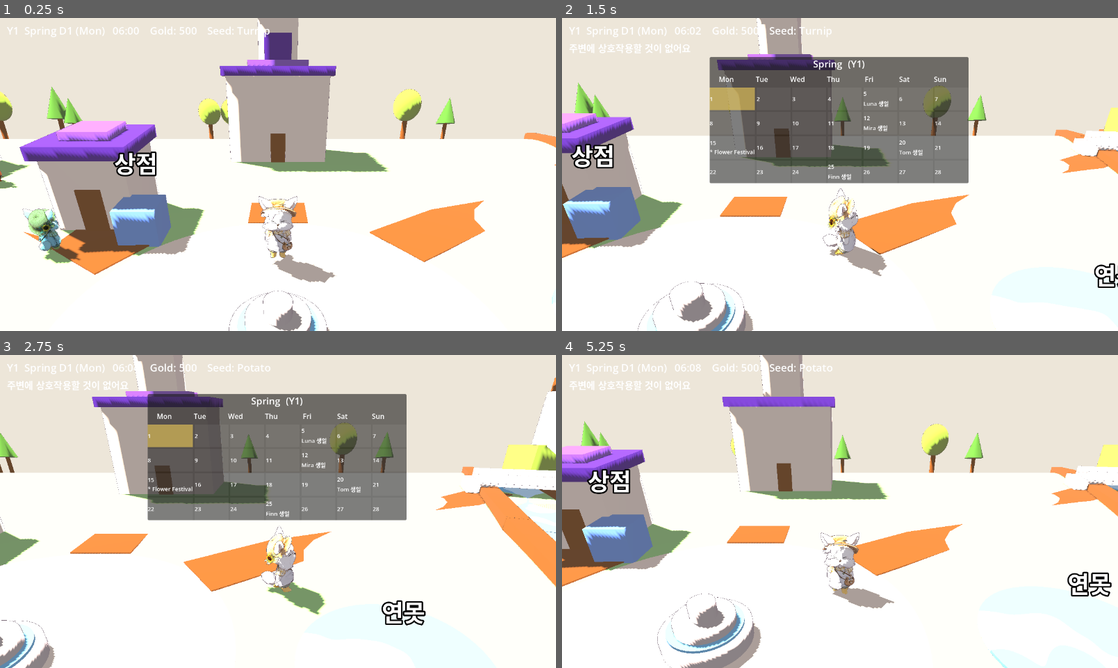
Above: before the commit, frames 1-4 (two rows, left to right).
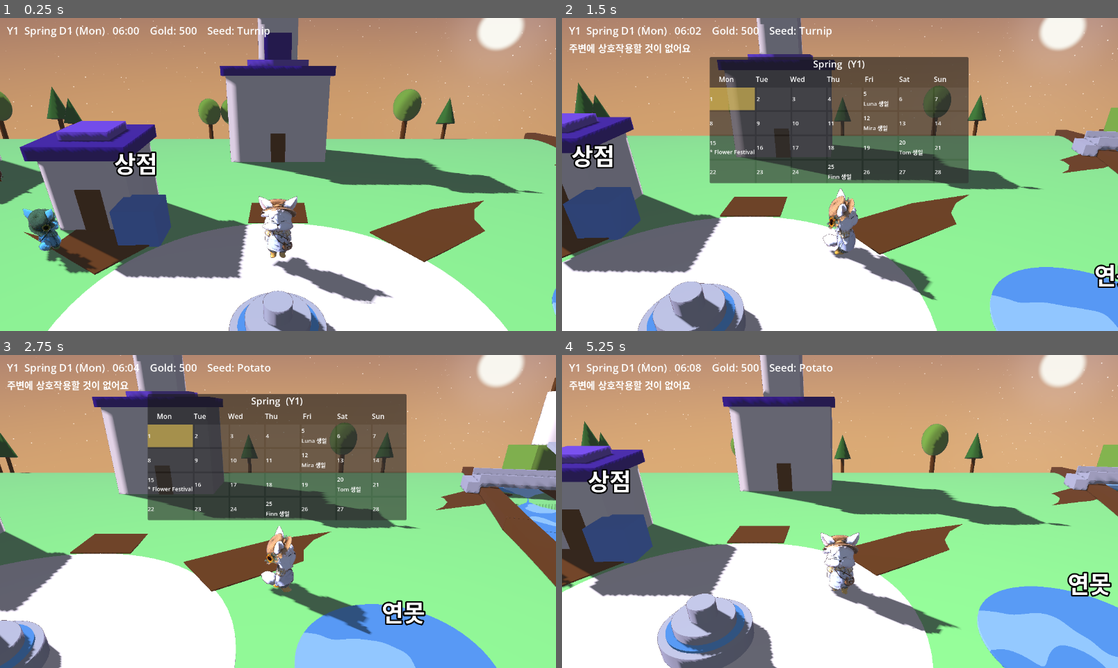
Above: after the commit, the same moments.

Repository: ui2030/cozy_vale
Game: Godot game, scene res://world/world.tscn
The game is run twice, just before and just after one commit, with the same random seed, the same clock (stepped at 60 frames per second) and the same inputs.
Inputs (mouse positions are in pixels of both pictures, inside the frame that each line leads up to):
- Up to frame 1 (0.25 s): no input
- Up to frame 2 (1.5 s): tap Enter at 0.5 s; move the mouse to (962, 158) at 0.52 s; hold D (move_right) 0.53-1.25 s; hold C (calendar) 0.53-1.25 s; click (962, 158) at 0.67 s; tap Space at 0.77 s; drag from (728, 190) to (812, 237) at 1.27 s
- Up to frame 3 (2.75 s): move the mouse to (333, 442) at 2.02 s; hold D (move_right) from 2.03 s (still down); hold Q (cycle_seed) from 2.03 s (still down)
- Up to frame 4 (5.25 s): release D (move_right) at 2.75 s; release Q (cycle_seed) at 2.75 s; drag from (812, 574) to (673, 464) at 2.77 s; move the mouse to (1006, 558) at 3.52 s; hold A (move_left) 3.53-4.25 s; hold E (interact) 3.53-4.25 s; tap Space at 3.77 s; drag from (673, 464) to (756, 433) at 4.27 s; move the mouse to (867, 511) at 5.02 s; hold S (move_down) from 5.03 s (still down); hold C (calendar) from 5.03 s (still down); click (867, 511) at 5.17 s

The runs differ from the first frame. In frame 1, 84% of the frame differs, in the area x 0-100%, y 0-100%; in frame 2, 82%; in frame 3, 84%; in frame 4, 84%.

Commit message:
feat: 낮밤 조명 사이클 + 밤 별하늘
- day_night.gd 키프레임 보간(태양 각도·색·에너지, ambient) — 낮 9~16시는 승인 룩 상수 유지
- sky.gdshader 시간대 그라데이션+절차적 별 2겹+은하수 밴드+달, 해질녘 페이드
- 밤 어둡기=동숲 기준(청보라, 실루엣 판독 가능), 노을 골든아워=컨셉아트 정합
- 곡률 대응 별 가시성 게이트(smoothstep), NIT 색 실측 하향
- '-- hour N' 검증 훅(세이브 격리), 시각별 스샷 6종+보간 단위테스트

Diff:
--- a/tests/test_core.gd
+++ b/tests/test_core.gd
@@ -36,6 +36,7 @@
 	_test_pick_fish()
 	_test_forage_rare()
 	_test_collection_roundtrip()
+	_test_daynight()
 	print("ALL CORE TESTS PASS")
 	get_tree().quit()
 
@@ -311,6 +312,30 @@
 	p.free()
 	p2.free()
 
+func _test_daynight() -> void:
+	# 시각→조명 순수 보간(day_night.sample). 낮 룩 불변 + 밤 감광 + 자정 랩 연속 검증.
+	var DN := preload("res://world/day_night.gd")
+	# 낮(9~16) = 승인값 상수 (9/12/16 동일)
+	assert(DN.sample(12.0)["amb_e"] == 0.55, "정오 ambient energy = 승인값 0.55")
+	assert(DN.sample(12.0)["sun_e"] == 1.0, "정오 sun energy = 1.0")
+	assert(DN.sample(9.0)["amb_e"] == 0.55 and DN.sample(16.0)["amb_e"] == 0.55, "9·16시 낮 상수")
+	assert(DN.sample(12.0)["sun_rot"] == Vector3(-52, -125, 0), "낮 태양각 승인값 유지")
+	# 밤(자정) = 감광하되 암흑 아님(판독 가능)
+	var n0: Dictionary = DN.sample(0.0)
+	assert(n0["amb_e"] < 0.5 and n0["amb_e"] > 0.3, "밤 ambient 감광하되 암흑 아님")
+	assert(n0["amb_e"] < 0.55, "밤이 낮보다 어두움")
+	assert(n0["sun_e"] < 0.3, "밤 태양 에너지 급감")
+	# 자정 넘김 연속(0시 == 24시, 그리고 랩 경계 근처 pop 없음)
+	assert(n0["amb_e"] == DN.sample(24.0)["amb_e"] and n0["sun_e"] == DN.sample(24.0)["sun_e"], "자정 랩 연속")
+	assert(absf(DN.sample(23.9)["amb_e"] - DN.sample(0.1)["amb_e"]) < 0.01, "23.9시≈0.1시(자정 pop 없음)")
+	# 노을(18시) = 따뜻(R>B) + 태양 낮은 고도
+	var s18: Dictionary = DN.sample(18.0)
+	assert(s18["amb_col"].r > s18["amb_col"].b, "노을 환경광 따뜻(R>B)")
+	assert(s18["sun_rot"].x > -30.0, "노을 태양 지평선 근처(낮은 고도)")
+	# 6시 전환점 = 밤<x<낮 (연속 보간, 스냅 없음)
+	var d6: Dictionary = DN.sample(6.0)
+	assert(d6["amb_e"] > n0["amb_e"] and d6["amb_e"] < 0.55, "새벽6시 밤<x<낮")
+
 func _test_v1_save_compat() -> void:
 	# A단계(v1) 세이브를 그대로 로드 → 마이그레이션되어 복원 (호환)
 	var dir := DirAccess.open("user://")
--- /dev/null
+++ b/world/day_night.gd
@@ -0,0 +1,67 @@
+extends Node3D
+# 낮밤 조명 사이클 — GameClock 시:분을 연속값(game_min/60.0)으로 읽어 태양·환경광·하늘을 매 프레임 보간.
+# 낮(9~16시)=승인된 룩 그대로: 두 키프레임을 승인값으로 동일하게 둬 구간 상수(픽셀 아닌 조명 불변).
+# 세이브 상태 없음(조명=시각 파생). 일시정지는 GameClock이 멈추므로 자동 대응.
+
+# 키프레임(시각 오름차순): 태양 각도·색·에너지 + 환경광 색·에너지. 하늘 그라데이션/별은 sky.gdshader가 hour로 자체 처리.
+const KEYS := [
+	# 심야/밤 — 청보라 시프트 + 감광하되 실루엣 판독 가능(암흑 금지, 밤낚시 가능한 밝기).
+	{"h": 0.0,  "sun_rot": Vector3(-58, -125, 0), "sun_col": Color(0.55, 0.62, 0.90), "sun_e": 0.18, "amb_col": Color(0.36, 0.40, 0.55), "amb_e": 0.40},
+	{"h": 5.0,  "sun_rot": Vector3(-58, -125, 0), "sun_col": Color(0.55, 0.62, 0.90), "sun_e": 0.18, "amb_col": Color(0.36, 0.40, 0.55), "amb_e": 0.40},
+	# 새벽 청회색 → 따뜻
+	{"h": 6.5,  "sun_rot": Vector3(-20, -125, 0), "sun_col": Color(0.72, 0.76, 0.92), "sun_e": 0.45, "amb_col": Color(0.55, 0.58, 0.70), "amb_e": 0.48},
+	{"h": 8.0,  "sun_rot": Vector3(-40, -125, 0), "sun_col": Color(1.00, 0.88, 0.74), "sun_e": 0.85, "amb_col": Color(0.78, 0.74, 0.76), "amb_e": 0.53},
+	# 낮 = 승인값(불변). 9~16 사이는 두 점 동일 → 상수.
+	{"h": 9.0,  "sun_rot": Vector3(-52, -125, 0), "sun_col": Color(1, 1, 1),          "sun_e": 1.00, "amb_col": Color(0.78, 0.76, 0.82), "amb_e": 0.55},
+	{"h": 16.0, "sun_rot": Vector3(-52, -125, 0), "sun_col": Color(1, 1, 1),          "sun_e": 1.00, "amb_col": Color(0.78, 0.76, 0.82), "amb_e": 0.55},
+	# 노을 골든아워(가장 예쁠 시간대) — 따뜻한 주황·보라, 태양 지평선 근처 낮게.
+	{"h": 18.0, "sun_rot": Vector3(-14, -125, 0), "sun_col": Color(1.00, 0.72, 0.42), "sun_e": 0.95, "amb_col": Color(0.85, 0.62, 0.52), "amb_e": 0.52},
+	# 황혼 보라 → 밤으로 감광
+	{"h": 19.5, "sun_rot": Vector3(-4, -125, 0),  "sun_col": Color(0.85, 0.52, 0.50), "sun_e": 0.42, "amb_col": Color(0.52, 0.44, 0.62), "amb_e": 0.45},
+	{"h": 21.0, "sun_rot": Vector3(-58, -125, 0), "sun_col": Color(0.55, 0.62, 0.90), "sun_e": 0.18, "amb_col": Color(0.36, 0.40, 0.55), "amb_e": 0.40},
+	{"h": 24.0, "sun_rot": Vector3(-58, -125, 0), "sun_col": Color(0.55, 0.62, 0.90), "sun_e": 0.18, "amb_col": Color(0.36, 0.40, 0.55), "amb_e": 0.40},
+]
+
+var _sun: DirectionalLight3D
+var _env: Environment
+var _sky_mat: ShaderMaterial
+
+func _process(_dt: float) -> void:
+	if _sun == null:
+		_cache()  # world.gd _ready(_add_env)가 자식(this)보다 늦게 돌아 지연 캐시
+		if _sun == null:
+			return
+	var h := GameClock.game_min / 60.0  # 연속값(분 단위 부드럽게, 스냅 없음)
+	var p := sample(h)
+	_sun.rotation_degrees = p["sun_rot"]
+	_sun.light_color = p["sun_col"]
+	_sun.light_energy = p["sun_e"]
+	if _env != null:
+		_env.ambient_light_color = p["amb_col"]
+		_env.ambient_light_energy = p["amb_e"]
+	if _sky_mat != null:
+		_sky_mat.set_shader_parameter("time_of_day", h)
+
+func _cache() -> void:
+	_sun = get_node_or_null("../Sun") as DirectionalLight3D
+	_env = get_viewport().get_world_3d().environment  # 런타임 생성 WorldEnvironment의 활성 env (이름 가정 없음)
+	if _env != null and _env.sky != null:
+		_sky_mat = _env.sky.sky_material as ShaderMaterial
+
+# 순수 함수: 시각(0~24) → 조명 파라미터. 구간 lerp. static이라 테스트에서 노드 없이 호출.
+static func sample(h: float) -> Dictionary:
+	for i in KEYS.size() - 1:
+		var a: Dictionary = KEYS[i]
+		var b: Dictionary = KEYS[i + 1]
+		if h >= a["h"] and h <= b["h"]:
+			var span: float = b["h"] - a["h"]
+			var t: float = 0.0 if span == 0.0 else (h - a["h"]) / span
+			return {
+				"sun_rot": (a["sun_rot"] as Vector3).lerp(b["sun_rot"], t),
+				"sun_col": (a["sun_col"] as Color).lerp(b["sun_col"], t),
+				"sun_e": lerpf(a["sun_e"], b["sun_e"], t),
+				"amb_col": (a["amb_col"] as Color).lerp(b["amb_col"], t),
+				"amb_e": lerpf(a["amb_e"], b["amb_e"], t),
+			}
+	var last: Dictionary = KEYS[KEYS.size() - 1]  # h가 [0,24] 밖(방어)
+	return {"sun_rot": last["sun_rot"], "sun_col": last["sun_col"], "sun_e": last["sun_e"], "amb_col": last["amb_col"], "amb_e": last["amb_e"]}
--- /dev/null
+++ b/world/sky.gdshader
@@ -0,0 +1,73 @@
+// 시간대 하늘: 수채 톤 그라데이션 + 시골 밤하늘 절차적 별(텍스처 없음).
+// day_night.gd가 time_of_day(0~24 연속) 주입. 낮=cream→옅은블루, 노을=주황→보라, 밤=짙은청보라.
+shader_type sky;
+
+uniform float time_of_day = 12.0;
+
+// 지평선/천정 3구간. DAY_H는 기존 배경색(0.93,0.90,0.85) 유지 → 낮 지평선 룩 불변.
+const vec3 DAY_H = vec3(0.93, 0.90, 0.85);
+const vec3 DAY_Z = vec3(0.84, 0.87, 0.94);   // 옅은 블루(수채 그라데이션, 낮 룩 크게 안 바꿈)
+const vec3 SUN_H = vec3(0.99, 0.68, 0.42);   // 노을 주황
+const vec3 SUN_Z = vec3(0.42, 0.32, 0.55);   // 노을 보라
+const vec3 NIT_H = vec3(0.030, 0.040, 0.095);  // 밤 지평선(짙은 청보라; sRGB 인코딩이 어둠을 올려 실제 표시는 더 밝음)
+const vec3 NIT_Z = vec3(0.012, 0.016, 0.055);  // 밤 천정
+
+float h31(vec3 p) {
+	p = fract(p * 0.1031);
+	p += dot(p, p.yzx + 33.33);
+	return fract((p.x + p.y) * p.z);
+}
+
+// 셀 기반 별: scale 클수록 촘촘, thresh 클수록 희소, sz=점 크기.
+float star_layer(vec3 dir, float scale, float thresh, float sz) {
+	vec3 p = dir * scale;
+	vec3 c = floor(p);
+	float r = h31(c);
+	if (r < thresh) return 0.0;  // 이 셀엔 별 없음
+	vec3 off = vec3(h31(c + 1.3), h31(c + 2.7), h31(c + 4.1)) - 0.5;
+	float d = length(fract(p) - 0.5 - off * 0.6);
+	float s = smoothstep(sz, 0.0, d);
+	float bright = 0.5 + 0.5 * h31(c + 7.7);              // 밝기 편차
+	float tw = 0.82 + 0.18 * sin(TIME * 1.5 + r * 40.0);  // 은은한 반짝임(작게)
+	return s * bright * tw;
+}
+
+void sky() {
+	float h = time_of_day;
+	float day = smoothstep(5.5, 8.0, h) - smoothstep(17.5, 20.5, h);  // 0=밤,1=낮
+	float night = 1.0 - day;
+	float dusk = exp(-pow((h - 18.3) / 1.7, 2.0));   // 황혼 따뜻함 피크
+	float dawn = exp(-pow((h - 6.8) / 1.5, 2.0));    // 새벽 따뜻함 피크
+	float warm = clamp(dusk + dawn, 0.0, 1.0);
+
+	vec3 hor = mix(NIT_H, DAY_H, day);
+	vec3 zen = mix(NIT_Z, DAY_Z, day);
+	hor = mix(hor, SUN_H, warm * 0.85);
+	zen = mix(zen, SUN_Z, warm * 0.55);
+
+	vec3 dir = normalize(EYEDIR);
+	// 월드 곡률이 지형을 아래로 휘어 하부 반구(dir.y<0)까지 하늘로 드러남 → 음수 고도도 하늘 대역에 포함.
+	float g = smoothstep(-0.35, 0.35, dir.y);
+	vec3 col = mix(hor, zen, g);
+	float sky_vis = smoothstep(-0.55, -0.15, dir.y);  // 하늘이 실제 보이는 대역(그 아래는 항상 지형)
+
+	// 은하수 띠: 한 평면 근처 미광 + 별 임계 완화(더 촘촘)
+	vec3 mw_n = normalize(vec3(0.6, -0.2, 0.4));
+	float mw = exp(-pow(dot(dir, mw_n) / 0.16, 2.0));
+
+	// 별 2겹(굵은/촘촘). 시골 밤하늘 — 빽빽하게(임계 낮춤), sRGB 대비 위해 밝게.
+	float st = star_layer(dir, 80.0, 0.72 - mw * 0.20, 0.13);
+	st += star_layer(dir, 170.0, 0.86 - mw * 0.15, 0.09) * 0.9;
+	st *= night * sky_vis;  // 해질녘 등장 / 새벽 소멸(알파 페이드)
+
+	col += vec3(0.55, 0.60, 0.75) * mw * night * sky_vis * 0.06;  // 은하수 미광
+	col += vec3(0.95, 0.96, 1.00) * st * 1.4;
+
+	// 달: 밝은 원반 하나 + 옅은 헤일로. 보이는 대역(약간 지평선 아래)에 배치.
+	vec3 moon_d = normalize(vec3(0.5, -0.10, -0.85));  // 게임 카메라(-Z 하향) 시야 안 상단
+	float md = distance(dir, moon_d);
+	col = mix(col, vec3(0.96, 0.96, 0.90), smoothstep(0.05, 0.035, md) * night);
+	col += vec3(0.50, 0.55, 0.70) * smoothstep(0.13, 0.05, md) * night * 0.06;
+
+	COLOR = col;
+}
--- a/world/world.gd
+++ b/world/world.gd
@@ -3,6 +3,7 @@
 
 const ToonChar := preload("res://common/toon_character.gd")
 const WATER_SHADER := preload("res://world/water.gdshader")
+const SKY_SHADER := preload("res://world/sky.gdshader")
 
 @onready var _sun: DirectionalLight3D = $Sun
 
@@ -87,6 +88,17 @@
 		if cp != null:
 			cp.visible = true
 			cp._rebuild()
+	# 낮밤 검증: -- hour N (시계를 N시로 강제, PAUSED 고정 → FAST shot 흐름과 분리). 세이브 미변경.
+	var _args := OS.get_cmdline_user_args()
+	var _hi := _args.find("hour")
+	if _hi != -1 and _hi + 1 < _args.size():
+		SaveManager.set_process(false)  # SaveManager._process 기본활성 1프레임 자동쓰기 억제 → 세이브 무변경
+		GameClock.game_min = int(_args[_hi + 1]) * 60
+		GameClock.state = GameClock.State.PAUSED
+		var ph := get_tree().get_first_node_in_group("player")
+		if ph != null:  # 세이브 무관하게 광장 조망으로 고정
+			ph.global_position = Vector3(0, 2, -3.5)
+		await _shot_hour(int(_args[_hi + 1]))
 	# 스크린샷 캡처는 배치용 cmdline 처리를 모두 마친 뒤 한 번만 (기존엔 _convert_statics
 	# 재귀 말미에 있어 노드마다 호출되던 것을 _ready 종단으로 이전 — 1회 캡처).
 	if "shot" in OS.get_cmdline_user_args():
@@ -123,6 +135,16 @@
 	print("saved world.png  clock=", GameClock.hour(), ":", GameClock.minute())
 	get_tree().quit()
 
+# 낮밤 조명 검증 캡처: PAUSED 유지(시계 N:00 고정), 조명 안정 후 1회 캡처. 세이브 미변경.
+func _shot_hour(hn: int) -> void:
+	await get_tree().create_timer(0.6).timeout  # 물리 착지 + day_night 파라미터 적용 대기
+	await RenderingServer.frame_post_draw
+	var img := get_viewport().get_texture().get_image()
+	DirAccess.make_dir_recursive_absolute("res://lookdev/shots/daynight")
+	img.save_png("res://lookdev/shots/daynight/hour_%02d.png" % hn)
+	print("saved daynight/hour_%02d.png" % hn)
+	get_tree().quit()
+
 # 여백 체감 샷: 카메라를 광장 중앙 대상으로, 존 반대편 위에서 게임카메라 각도(수평9.5·높이6.5,
 # 피치 ~34°)로 바라보게 수동 배치. 추종 스크립트는 정지시켜 프레임 고정.
 func _frame_open(zone: Vector2) -> void:
@@ -137,10 +159,15 @@
 
 func _add_env() -> void:
 	var env := Environment.new()
-	env.background_mode = Environment.BG_COLOR
-	env.background_color = Color(0.93, 0.90, 0.85)
+	# 시간대 하늘(sky.gdshader). ambient는 COLOR로 두고 day_night.gd가 명시 제어(sky가 ambient 구동 안 함).
+	env.background_mode = Environment.BG_SKY
+	var sky := Sky.new()
+	var sm := ShaderMaterial.new()
+	sm.shader = SKY_SHADER
+	sky.sky_material = sm
+	env.sky = sky
 	env.ambient_light_source = Environment.AMBIENT_SOURCE_COLOR
-	env.ambient_light_color = Color(0.78, 0.76, 0.82)
+	env.ambient_light_color = Color(0.78, 0.76, 0.82)  # 낮 승인값(day_night가 시각별로 덮어씀)
 	env.ambient_light_energy = 0.55
 	env.tonemap_mode = Environment.TONE_MAPPER_FILMIC
 	var we := WorldEnvironment.new()
--- a/world/world.tscn
+++ b/world/world.tscn
@@ -1,6 +1,7 @@
-[gd_scene load_steps=23 format=3]
+[gd_scene load_steps=24 format=3]
 
 [ext_resource type="Script" path="res://world/world.gd" id="1"]
+[ext_resource type="Script" path="res://world/day_night.gd" id="9"]
 [ext_resource type="PackedScene" path="res://player/player.tscn" id="2"]
 [ext_resource type="Script" path="res://world/camera.gd" id="3"]
 [ext_resource type="PackedScene" path="res://ui/hud.tscn" id="4"]
@@ -63,6 +64,9 @@
 
 [node name="Sun" type="DirectionalLight3D" parent="."]
 shadow_enabled = true
+
+[node name="DayNight" type="Node3D" parent="."]
+script = ExtResource("9")
 
 [node name="Ground" type="StaticBody3D" parent="."]
 
